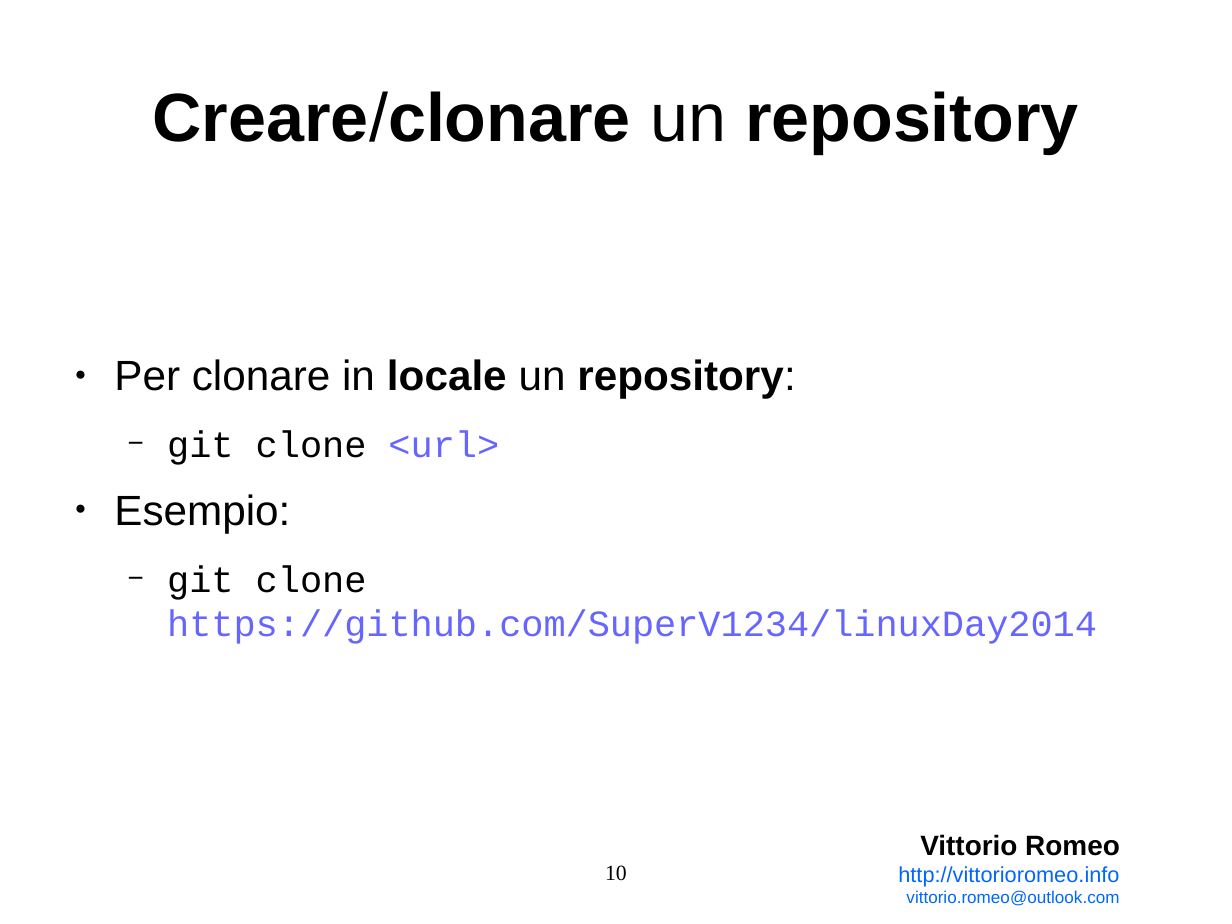
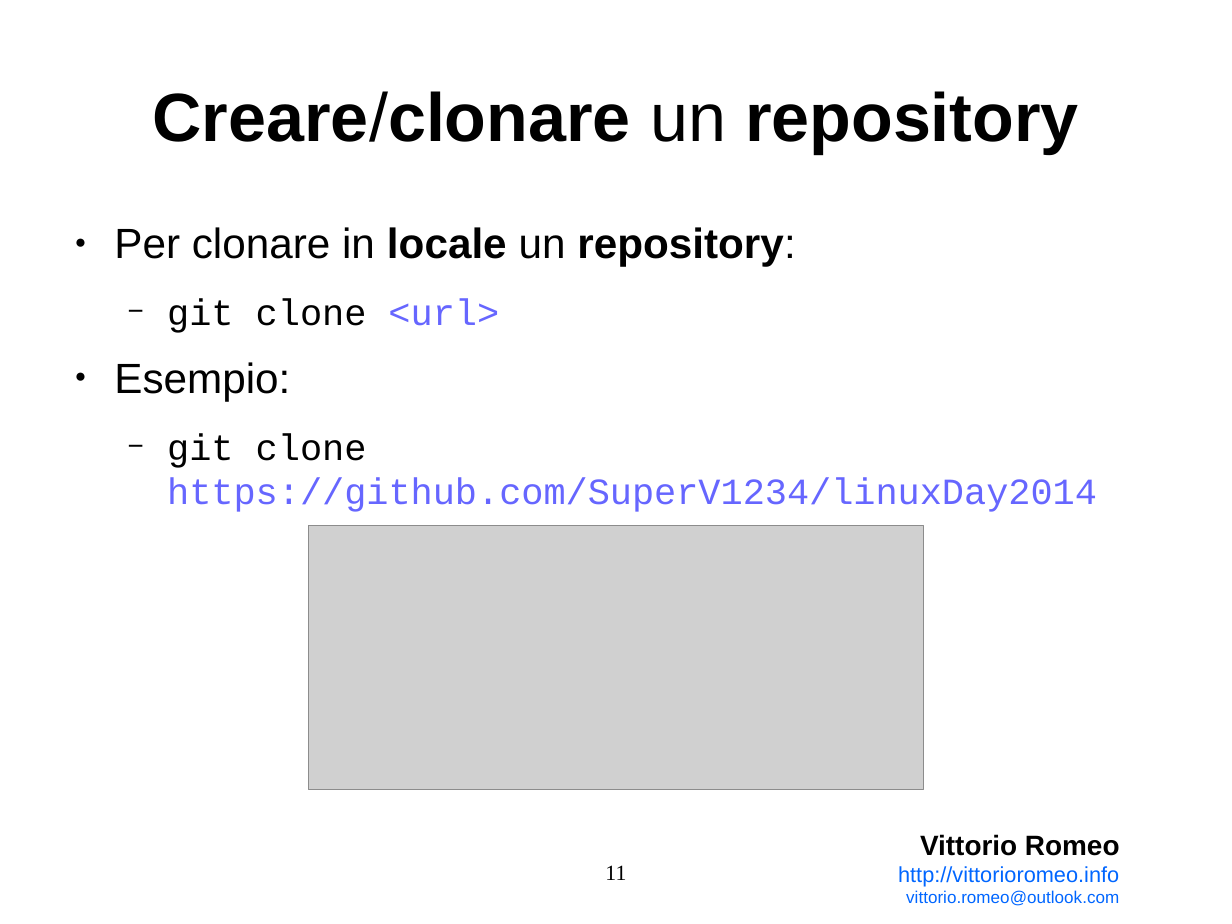
Before and after one commit to vittorioromeo/linuxDay2014, a slide deck: slide 11 of presentation.odp (slide 10 before the commit). Drawn at 1232x924 pixels with LibreOffice and Linux fonts; fonts in the diff are those of the drawing; grey boxes stand for pictures; background and template pictures are left out. Boxes give left, top, right and bottom in pixels: in the first picture for what was removed or moved away, otherwise in the second. Text is boxed around its words. In the diff, an @@ line names an element or a change of style, - is before the commit and + after.

```diff
--- a/presentation.odp
+++ b/presentation.odp
@@ text "Per clonare in locale un ...": place and size @@
-text "Per clonare in locale un ..." at <box>114,359,1097,644</box>
+text "Per clonare in locale un ..." at <box>114,227,1097,512</box>
@@ picture added at <box>309,525,925,790</box> @@
@@ page number at <box>605,865,626,880</box>: text changed @@
-10
+11
```
Also in this commit, not shown: 4 other slides changed, 2 slides added, 1 slide removed.
